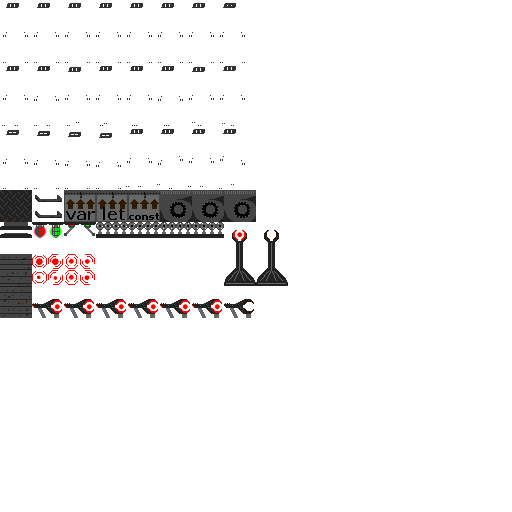
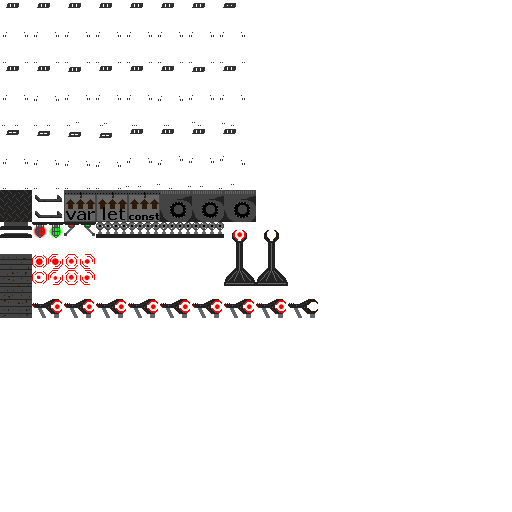
Layered file, before and after one edit (512x512). Changes by layer:
painted on "Background" over [33, 299, 318, 318]
